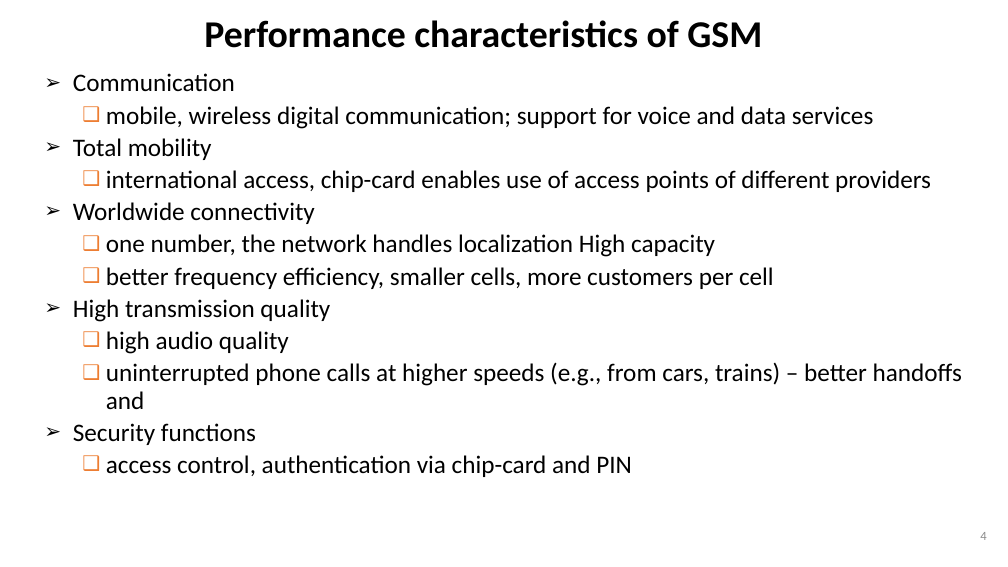
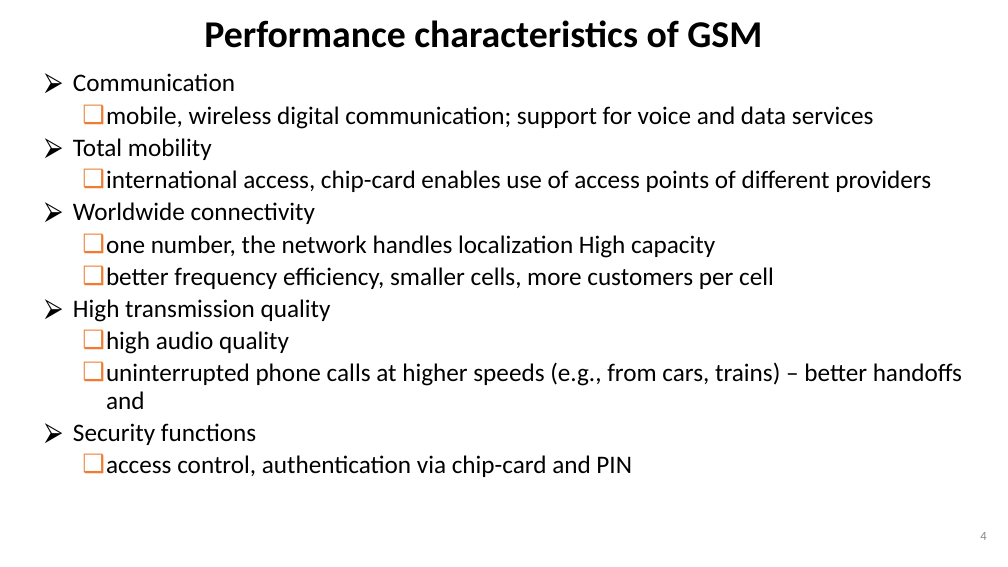
Before and after one commit to vk0810-k/College-B.Tech, a slide deck: slide 4 of Fourth Year/SEM VII/Mobile Computing - Prof. Preeti Godabole/MC-PPT/Module 2-Locmg-GSM.pptx. Drawn at 1008x567 pixels with LibreOffice and Linux fonts; fonts in the diff are those of the drawing. Boxes give left, top, right and bottom in pixels: in the first picture for what was removed or moved away, otherwise in the second. Text is boxed around its words. In the diff, an @@ line names an element or a change of style, - is before the commit and + after.

```diff
--- a/Fourth Year/SEM VII/Mobile Computing - Prof. Preeti Godabole/MC-PPT/Module 2-Locmg-GSM.pptx
+++ b/Fourth Year/SEM VII/Mobile Computing - Prof. Preeti Godabole/MC-PPT/Module 2-Locmg-GSM.pptx
@@ text "Communication" at box(73, 73, 962, 477): bullet ➢ to ⮚; less space between paragraphs @@
```
Also in this commit, not shown: 25 other slides changed, 4 other files.
